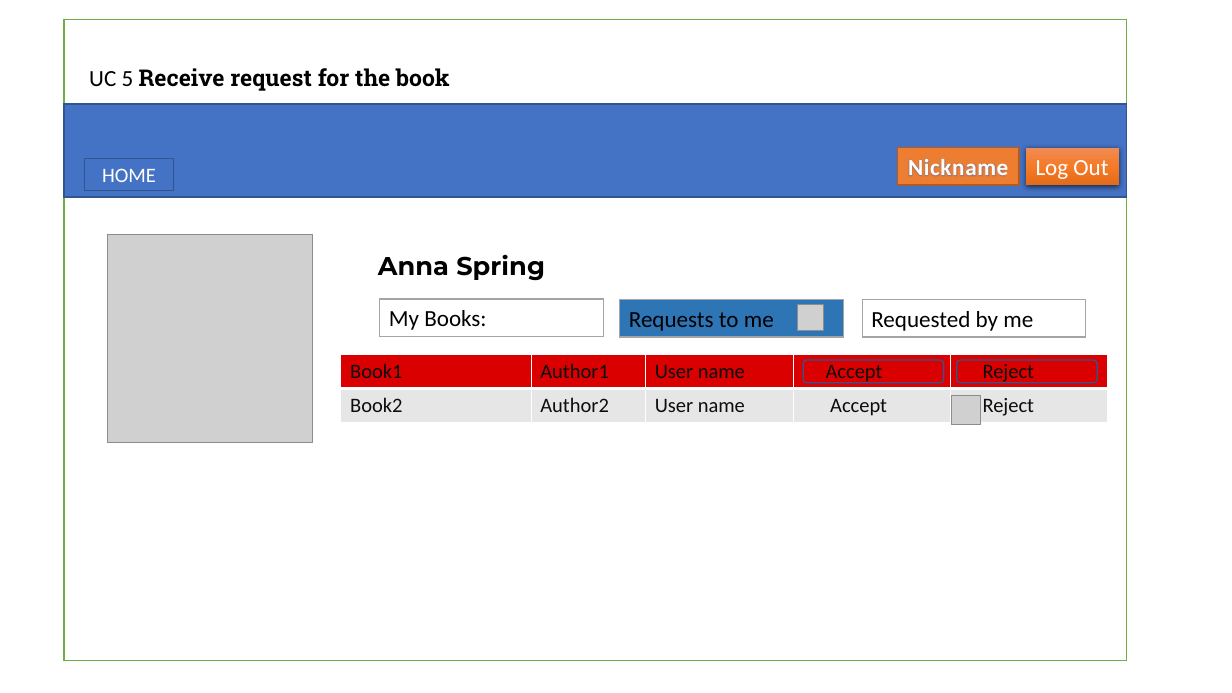
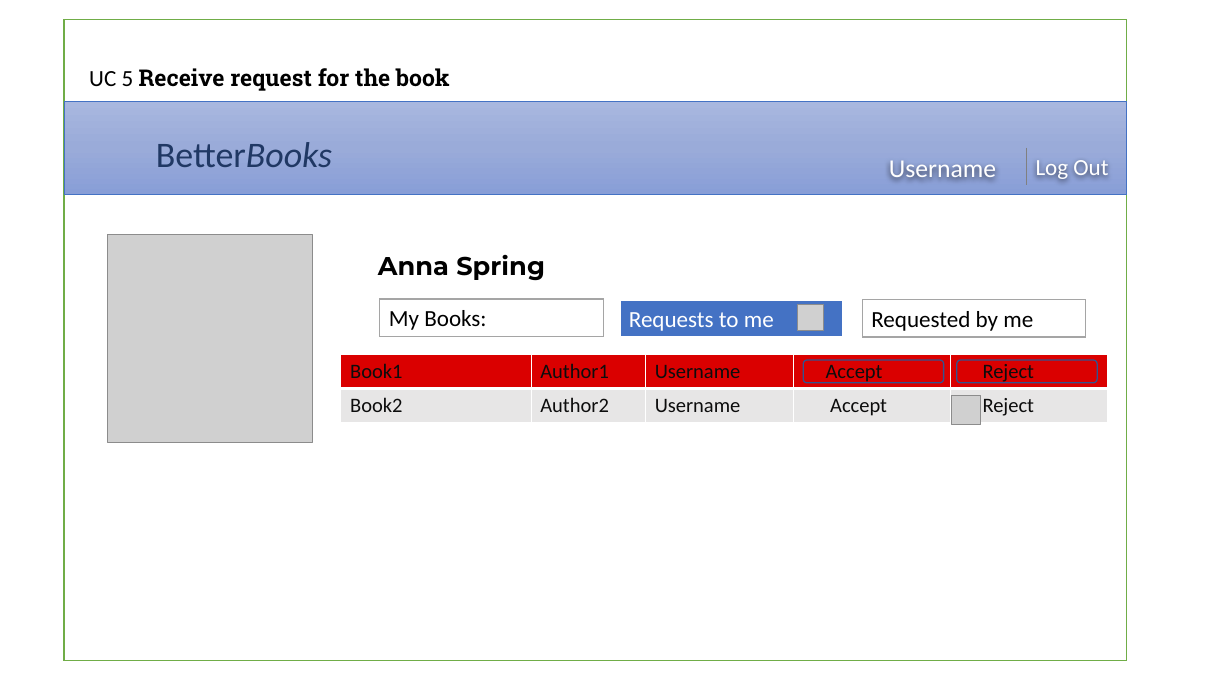
Before and after one commit to kateGalich/capstone, a slide deck: slide 5 of Construction 1/UI Prototypes.pptx. Drawn at 1232x693 pixels with LibreOffice and Linux fonts; fonts in the diff are those of the drawing; grey boxes stand for pictures; background and template pictures are left out. Boxes give left, top, right and bottom in pixels: in the first picture for what was removed or moved away, otherwise in the second. Text is boxed around its words. In the diff, an @@ line names an element or a change of style, - is before the commit and + after.

```diff
--- a/Construction 1/UI Prototypes.pptx
+++ b/Construction 1/UI Prototypes.pptx
@@ rectangle at (64, 102, 1127, 195): fill #4472C4 to gradient #A8B7DF to #9AABD9 to #889ED7; outline #325491 1 pt to #4472C4 0.5 pt @@
@@ text added at (156, 142, 332, 167), 28 pt, text #203864 @@
+BetterBooks
@@ rectangle removed at (897, 148, 1019, 185) @@
-Nickname
@@ text "Log Out": place and size @@
-text "Log Out" at (1027, 148, 1119, 185)
+text "Log Out" at (1036, 160, 1108, 180)
@@ text "Log Out" at (1036, 160, 1108, 180): fill gradient #F18C57 to #F67B28 to #E56C19 to none; shadow off @@
@@ line added from (1027, 148) to (1027, 185), #808080 1 pt @@
@@ rectangle removed at (85, 158, 174, 190) @@
-HOME
@@ text added at (889, 160, 996, 179), 20 pt, text #FFFFFF @@
+Username
@@ rectangle "Requests to me" at (620, 299, 844, 336): text colour #000000 to #FFFFFF; fill #2E75B6 to #4472C4; outline #A5A5A5 1 pt to #FFFFFF 1.5 pt @@
@@ table at (341, 355, 1108, 422) @@
-row 1, column 3: User name
+row 1, column 3: Username
-row 2, column 3: User name
+row 2, column 3: Username
```
Also in this commit, not shown: 7 other slides changed, 4 slides added, 1 other file.
